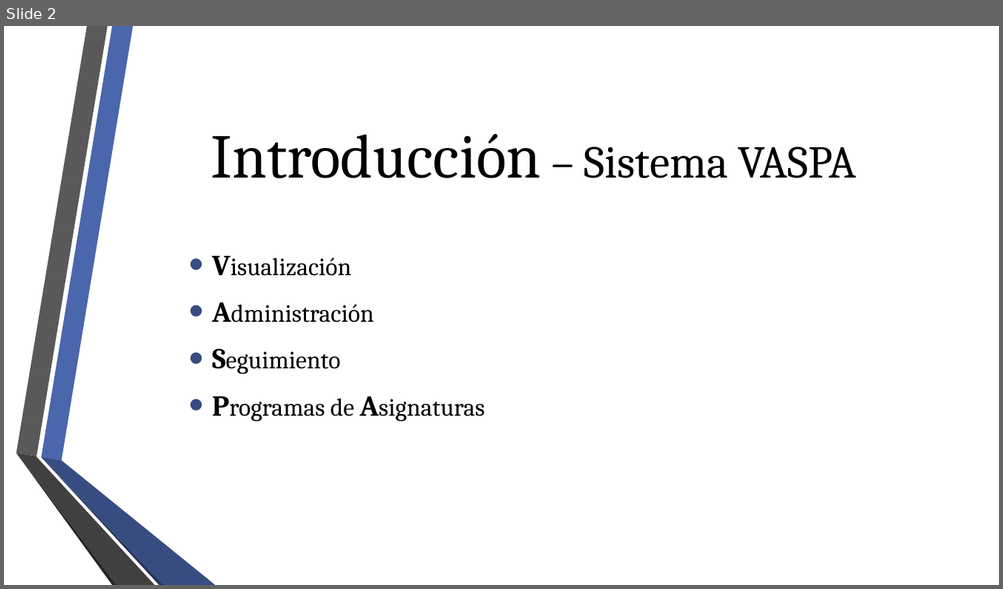
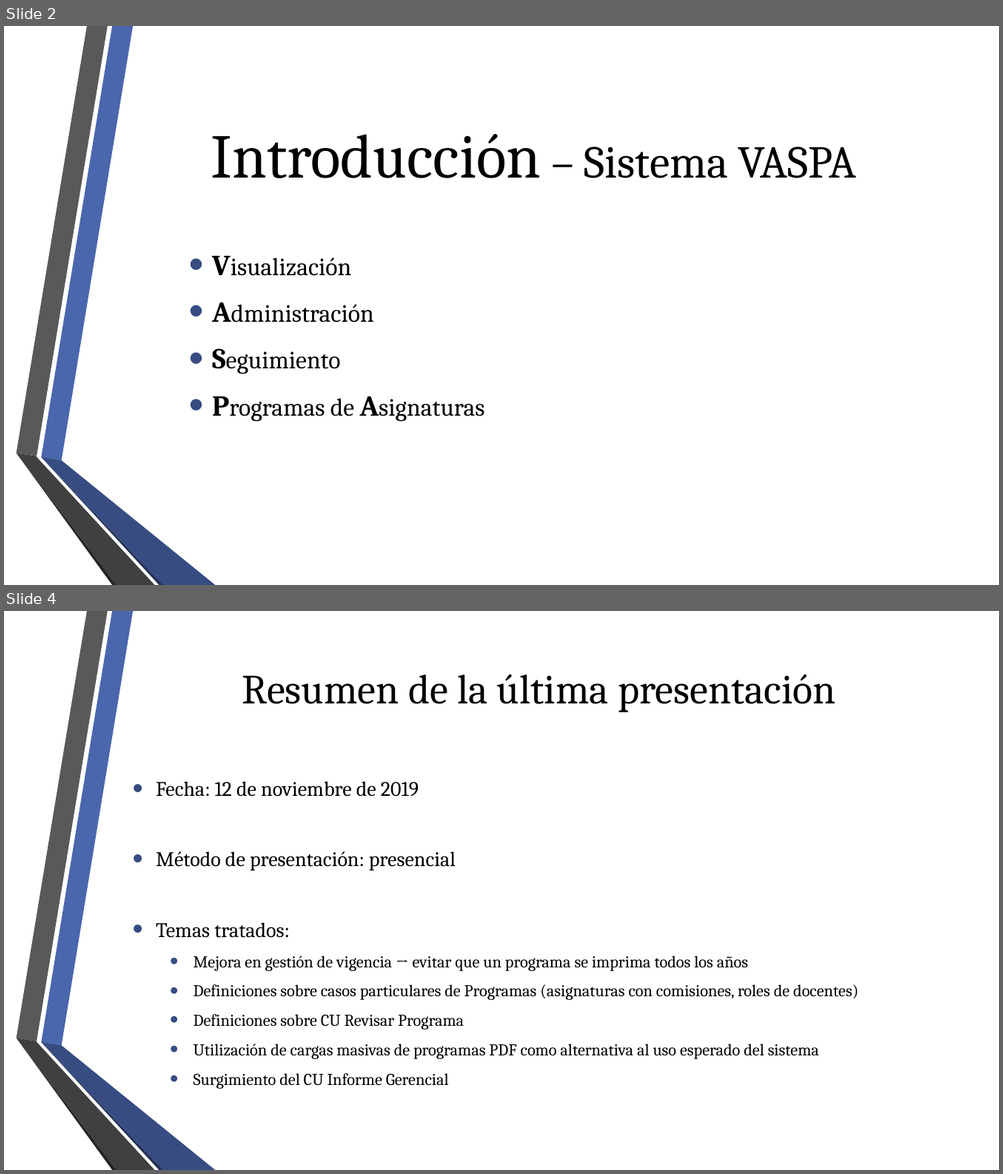
Before and after one commit to fge23/Sistema-VASPA, a slide deck: Presentaciones/Presentación VASPA septiembre 2020/Presentación VASPA - Septiembre 2020.pptx. Shown one above the other, each under a label of ours: slide 2 before the commit, slides 2 and 4 after it; the slides between them are not shown. The pictures are 1003x589 and 1003x1174 pixels, drawn with LibreOffice and Linux fonts; fonts in the diff are those of the drawing; background and template pictures are left out. Boxes give left, top, right and bottom in pixels: in the first picture for what was removed or moved away, otherwise in the second. Text is boxed around its words. In the diff, an @@ line names an element or a change of style, - is before the commit and + after.

```diff
--- a/Presentaciones/Presentación VASPA septiembre 2020/Presentación VASPA - Septiembre 2020.pptx
+++ b/Presentaciones/Presentación VASPA septiembre 2020/Presentación VASPA - Septiembre 2020.pptx
@@ slide 4 added at (x1=4, y1=611, x2=999, y2=1170), background picture (left out); not listed: 6 template elements that a slide beside it also shows @@
@@ title added at (x1=242, y1=674, x2=836, y2=712), 40 pt, text #000000 @@
+Resumen de la última presentación
@@ text added at (x1=156, y1=781, x2=858, y2=1089), 16 pt, text #000000 @@
+• Fecha: 12 de noviembre de 2019
+• Método de presentación: presencial
+• Temas tratados:
+  • Mejora en gestión de vigencia → evitar que un programa se imprima todos los años
+  • Definiciones sobre casos particulares de Programas (asignaturas con comisiones, roles de docentes)
+  • Definiciones sobre CU Revisar Programa
+  • Utilización de cargas masivas de programas PDF como alternativa al uso esperado del sistema
+  • Surgimiento del CU Informe Gerencial
```
Also in this commit, not shown: 1 slide changed, 14 other slides added, 11 slides removed, 1 other file.
